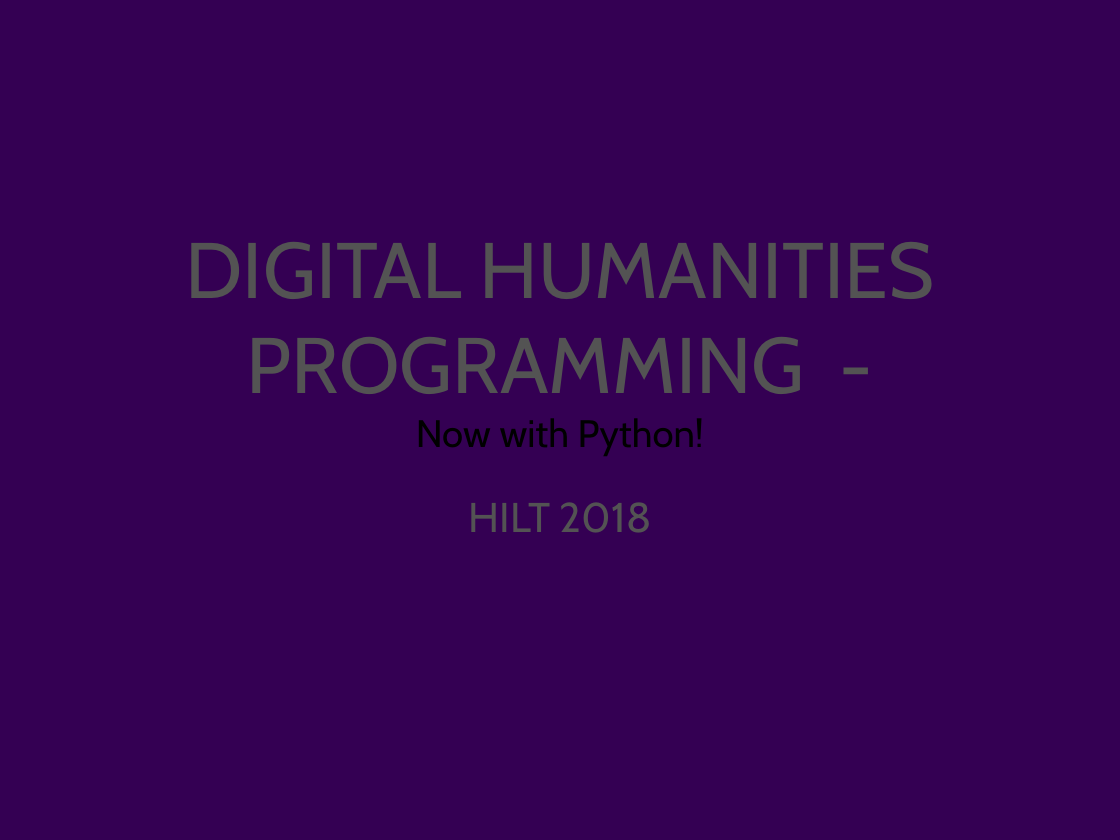
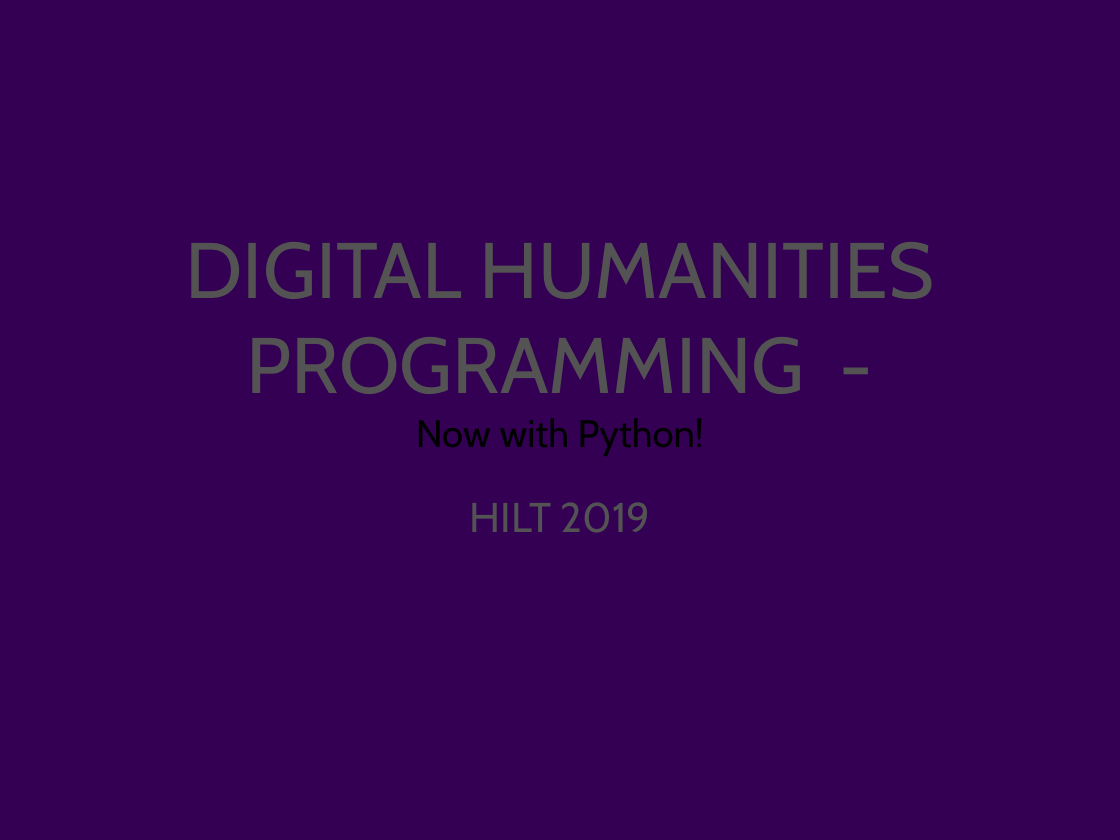
Before and after one commit to humanitiesprogramming/slides, a slide deck: slide 1 of 2019/misc/intro.pptx. Drawn at 1120x840 pixels with LibreOffice and Linux fonts; fonts in the diff are those of the drawing; background and template pictures are left out. Boxes give left, top, right and bottom in pixels: in the first picture for what was removed or moved away, otherwise in the second. Text is boxed around its words. In the diff, an @@ line names an element or a change of style, - is before the commit and + after.

```diff
--- a/2019/misc/intro.pptx
+++ b/2019/misc/intro.pptx
@@ text at [469,502,651,533]: text changed @@
-HILT 2018
+HILT 2019
```
Also in this commit, not shown: 2 other slides changed.
